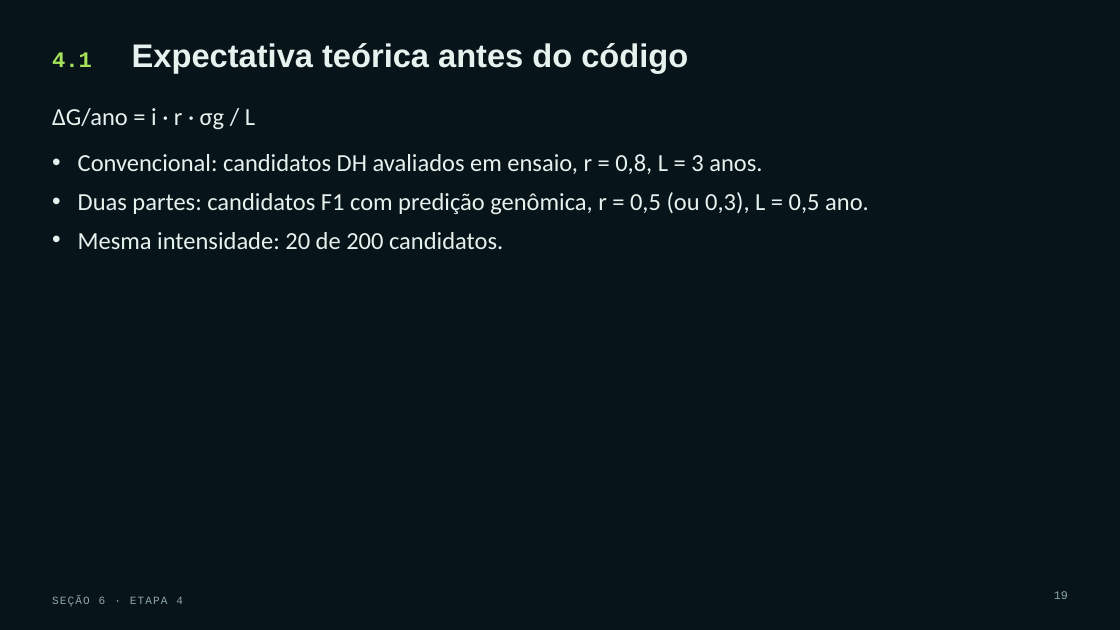
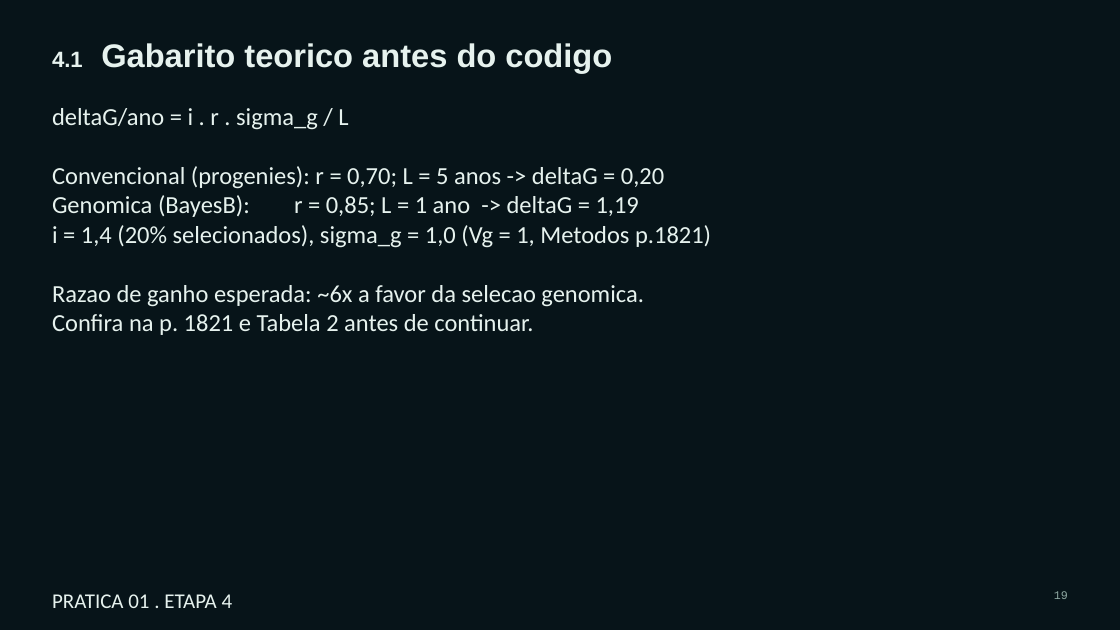
Before and after one commit to Bayer-Group/course-AI-UFV, a slide deck: slide 19 of 8. IA Generativa e Modelos de Linguagem na Pesquisa Científica_Eder_Kaique/Pratica_01_Eder/Estudar e reproduzir um artigo científico com Claude Code.pptx. Drawn at 1120x630 pixels with LibreOffice and Linux fonts; fonts in the diff are those of the drawing. Boxes give left, top, right and bottom in pixels: in the first picture for what was removed or moved away, otherwise in the second. Text is boxed around its words. In the diff, an @@ line names an element or a change of style, - is before the commit and + after.

```diff
--- a/8. IA Generativa e Modelos de Linguagem na Pesquisa Científica_Eder_Kaique/Pratica_01_Eder/Estudar e reproduzir um artigo científico com Claude Code.pptx
+++ b/8. IA Generativa e Modelos de Linguagem na Pesquisa Científica_Eder_Kaique/Pratica_01_Eder/Estudar e reproduzir um artigo científico com Claude Code.pptx
@@ title at [52,43,612,73]: text changed @@
-4.1 Expectativa teórica antes do código
+4.1 Gabarito teorico antes do codigo
@@ text at [52,108,711,335]: text changed @@
-ΔG/ano = i · r · σg / L
+deltaG/ano = i . r . sigma_g / L
+Convencional (progenies): r = 0,70; L = 5 anos -> deltaG = 0,20
+Genomica (BayesB): r = 0,85; L = 1 ano -> deltaG = 1,19
+i = 1,4 (20% selecionados), sigma_g = 1,0 (Vg = 1, Metodos p.1821)
+Razao de ganho esperada: ~6x a favor da selecao genomica.
+Confira na p. 1821 e Tabela 2 antes de continuar.
@@ text removed at [78,154,869,249] @@
-• Convencional: candidatos DH avaliados em ensaio, r = 0,8, L = 3 anos.
-• Duas partes: candidatos F1 com predição genômica, r = 0,5 (ou 0,3), L = 0,5 ano.
-• Mesma intensidade: 20 de 200 candidatos.
@@ text at [52,594,233,608]: text changed; size 9.5 to 18 pt; font Courier New to Calibri; text colour #8FA9A3 to #E6F2EE @@
-SEÇÃO 6 · ETAPA 4
+PRATICA 01 . ETAPA 4
```
Also in this commit, not shown: 21 other slides changed, 5 slides added, 6 slides removed, 13 other files.
